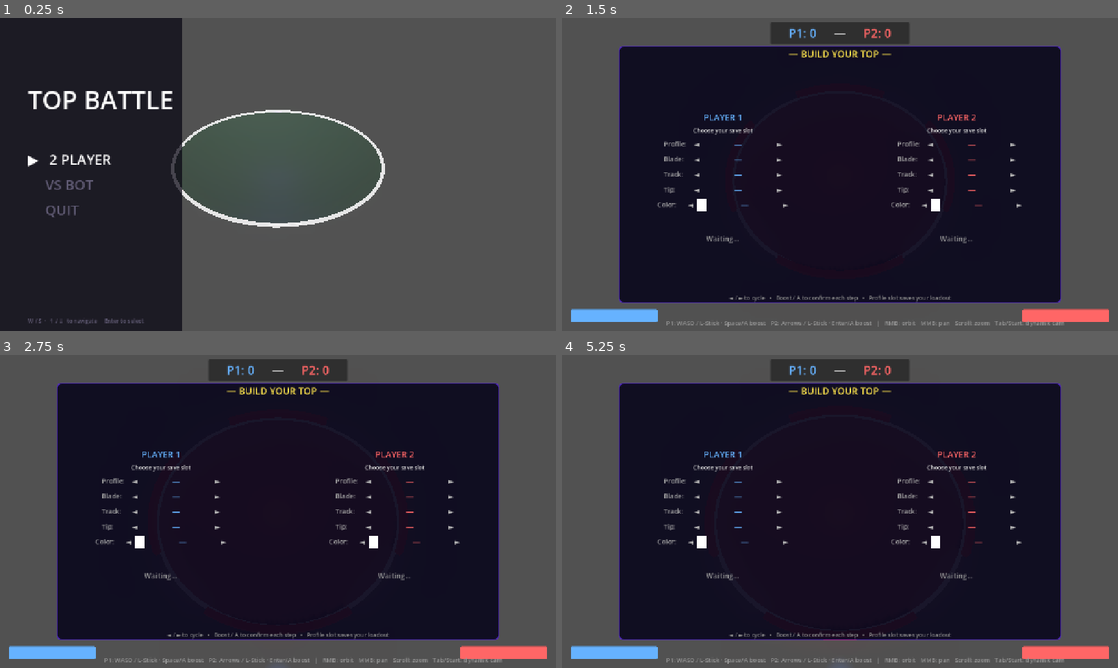
Above: before the commit, frames 1-4 (two rows, left to right).
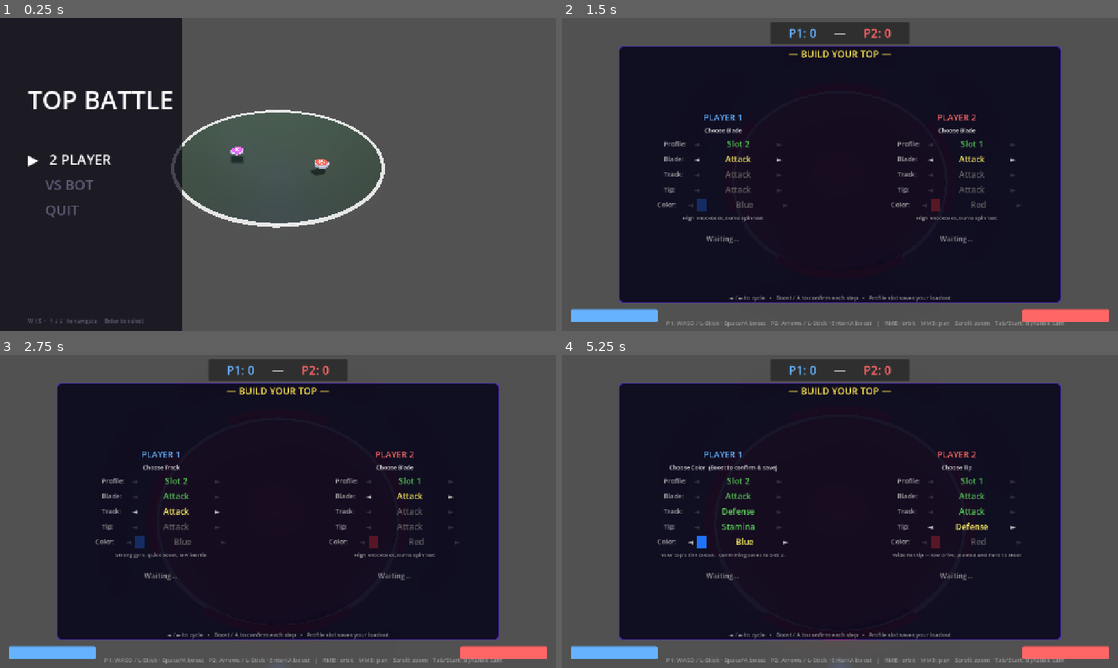
Above: after the commit, the same moments.

Repository: loubertavious/TopBattle
Game: Godot game, scene res://scenes/menu.tscn
The game is run twice, just before and just after one commit, with the same random seed, the same clock (stepped at 60 frames per second) and the same inputs.
Inputs (mouse positions are in pixels of both pictures, inside the frame that each line leads up to):
- Up to frame 1 (0.25 s): no input
- Up to frame 2 (1.5 s): click "▶ 2 PLAYER" at 0.5 s; tap Enter (p2_boost) at 1.25 s; move the mouse to (962, 158) at 1.27 s; hold D (p1_right) from 1.28 s (still down); tap Space (p1_boost) at 1.35 s; click (962, 158) at 1.42 s
- Up to frame 3 (2.75 s): release D (p1_right) at 2 s; tap Space (p1_boost) at 2 s; drag from (166, 527) to (250, 574) at 2.02 s
- Up to frame 4 (5.25 s): tap Enter (p2_boost) at 2.75, 4.25 s; move the mouse to (895, 442) at 2.77 s; hold D (p1_right) 2.78-3.5 s; tap Down (p2_down) at 2.85 s; tap Space (p1_boost) at 3.5, 5 s; drag from (812, 574) to (673, 464) at 3.52 s; move the mouse to (1006, 558) at 4.27 s; hold A (p1_left) 4.28-5 s; tap Right (p2_right) at 4.35 s; drag from (673, 464) to (756, 433) at 5.02 s

The runs differ from the first frame. In frame 1, 0.2% of the frame differs, in the area x 41-60%, y 41-51%; in frame 2, 1.2%; in frame 3, 1.2%; in frame 4, 1.5%, in the area x 17-83%, y 35-65%.
Error before the commit: Parse Error: Function "_flash_trail_boost()" not found in base self. (res://scripts/top.gd:536)

Commit message:
Update top.gd

Diff:
--- a/scripts/top.gd
+++ b/scripts/top.gd
@@ -765,6 +765,25 @@
 		_trail_particles.emitting = false
 
 
+func _flash_trail_boost() -> void:
+	if _trail_mesh_mat == null:
+		return
+	# Ramp emission up to a bright flare then settle back to idle level.
+	var tween := create_tween()
+	tween.tween_property(_trail_mesh_mat, "emission_energy_multiplier", 10.0, 0.07)\
+		.set_trans(Tween.TRANS_EXPO).set_ease(Tween.EASE_OUT)
+	tween.tween_property(_trail_mesh_mat, "emission_energy_multiplier", 3.0,  0.50)\
+		.set_trans(Tween.TRANS_QUAD).set_ease(Tween.EASE_IN)
+	# Also briefly widen particles so the burst reads as an explosion of sparks.
+	if _trail_proc_mat:
+		var t2 := create_tween().set_parallel(true)
+		t2.tween_property(_trail_proc_mat, "scale_min", 0.16, 0.07)
+		t2.tween_property(_trail_proc_mat, "scale_max", 0.24, 0.07)
+		t2.chain().set_parallel(true)
+		t2.tween_property(_trail_proc_mat, "scale_min", 0.07, 0.45)
+		t2.tween_property(_trail_proc_mat, "scale_max", 0.11, 0.45)
+
+
 func _update_label() -> void:
 	if not _spin_label:
 		return
